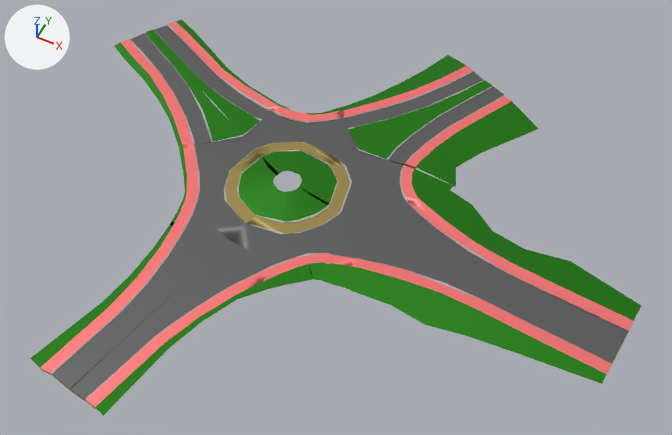
Renders of the glTF model result.gltf from each side of a commit.
One viewpoint serves both versions: a 50 mm camera at (89.2, -112.8, 134.7) aimed at (34.6, -3.6, -1.8). Arrows for +X, +Y and +Z are at upper left; the lights stay in place. Where no turn or scale is listed for an object, it has been applied to the vertices. Vertices at the same position are counted once.

In view in the first picture: 'nodes[0]', 'nodes[1]', 'nodes[2]', 'nodes[3]', 'nodes[4]', 'nodes[6]', 'nodes[8]'.
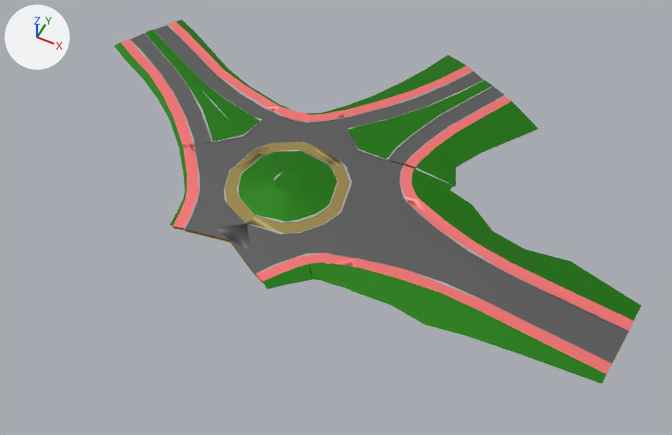
What differs and where, as boxes (x1, y1, x2, y2) in the pictures (672 x 435 px; the box of a moved part takes in the faces that stretch with it):
'nodes[0]', reshaped (13% narrower, 10% shorter): before (52, 25, 629, 400); after (130, 25, 629, 363)
'nodes[4]', reshaped (14% narrower, 8% shorter): before (30, 20, 641, 416); after (114, 20, 641, 384)
'nodes[3]', reshaped (13% narrower, 9% shorter): before (41, 21, 633, 407); after (121, 21, 633, 374)
'nodes[1]', reshaped (14% narrower, 10% shorter): before (51, 24, 628, 400); after (132, 24, 628, 361)
'nodes[8]', reshaped: before (42, 164, 621, 409); after (173, 164, 621, 360)
'nodes[5]', reshaped: before (40, 125, 623, 407); after (177, 125, 623, 344)
'nodes[6]', reshaped: before (41, 162, 633, 408); after (174, 162, 633, 346)
part 1 of me_meshes_0, cut back: before (52, 115, 304, 400); after (186, 115, 304, 240)
part 2 of me_meshes_1, cut back: before (51, 115, 338, 400); after (194, 115, 338, 235)
part 3 of me_meshes_3, cut back: before (41, 141, 262, 407); after (173, 141, 196, 226)
part 4 of me_meshes_3, moved or reshaped: (274, 108, 303, 121) in both
part 5 of me_meshes_4, moved or reshaped: before (30, 29, 396, 416); after (145, 29, 396, 207)
part 6 of me_meshes_5, deleted: before (40, 300, 166, 407)
part 7 of me_meshes_6, deleted: before (41, 369, 95, 408)
part 8 of me_meshes_8, deleted: before (42, 370, 96, 409)

Patch to the scene script:
```diff
--- a/result.gltf.py
+++ b/result.gltf.py
@@ me_meshes_0 @@
 # used by ob_nodes_0; location = (0.0, 0.0, 0.0)
-me_meshes_0.from_pydata(...)  # 430 vertices, 868 faces; spans x -32.6..93.0, y -59.7..48.3, z -1.1..0.4
+me_meshes_0.from_pydata(...)  # 376 vertices, 756 faces; spans x -32.6..93.0, y -24.2..48.3, z -1.1..0.1
+# me_meshes_0 part 1
+# 54 vertices are removed from x 8.6..25.4, y -59.7..-19.2, z -0.1..0.4
+# 169 faces are deleted
+# 16 vertices move within x 7.7..18.0, y -17.7..13.3, z 0.0
+# 57 new faces join them
 me_meshes_0.materials.append(mat_material)
@@ me_meshes_1 @@
 # used by ob_nodes_1; location = (0.0, 0.0, 0.0)
-me_meshes_1.from_pydata(...)  # 1053 vertices, 2124 faces; spans x -32.7..93.0, y -59.7..48.3, z -1.2..0.5
+me_meshes_1.from_pydata(...)  # 967 vertices, 1942 faces; spans x -32.7..93.0, y -24.2..48.3, z -1.2..0.4
+# me_meshes_1 part 2
+# 86 vertices are removed from x 8.4..27.0, y -59.7..-23.7, z -0.1..0.5
+# 360 faces are deleted
+# 12 vertices move within x 16.0..29.4, y -22.7..10.3, z -0.1..0.4
+# 178 new faces join them
 me_meshes_1.materials.append(mat_material_001)
@@ me_meshes_3 @@
 # used by ob_nodes_3; location = (0.0, 0.0, 0.0)
-me_meshes_3.from_pydata(...)  # 426 vertices, 846 faces; spans x -33.8..93.2, y -60.2..49.3, z -1.0..0.5
+me_meshes_3.from_pydata(...)  # 374 vertices, 738 faces; spans x -33.8..93.2, y -25.2..49.3, z -1.0..0.3
+# me_meshes_3 part 3: 4 vertices moved within x -0.1..7.7, y -17.7..-0.2, z 0.1..0.2; 52 vertices removed from x 6.2..28.0, y -60.2..-23.7, z 0.2..0.5
+# me_meshes_3 part 4: 4 vertices moved within x 10.8..13.7, y 15.8..16.3, z 0.1
 me_meshes_3.materials.append(mat_material_003)
@@ me_meshes_4 @@
 # used by ob_nodes_4; location = (0.0, 0.0, 0.0)
-me_meshes_4.from_pydata(...)  # 392 vertices, 567 faces; spans x -34.7..93.6, y -60.7..52.3, z -1.9..1.5
+me_meshes_4.from_pydata(...)  # 425 vertices, 721 faces; spans x -34.7..93.6, y -26.2..52.3, z -1.9..1.5
+# me_meshes_4 part 5: 20 vertices moved within x -29.8..37.5, y 2.3..28.8, z 0.2; 26 vertices removed from x 3.0..29.6, y -60.7..-24.2, z 0.0..0.5; 59 vertices added at x 13.2..32.7, y -11.7..7.8, z 0.3..1.5
 me_meshes_4.materials.append(mat_material_004)
@@ me_meshes_5 @@
 # used by ob_nodes_5; location = (0.0, 0.0, 0.0)
-me_meshes_5.from_pydata(...)  # 938 vertices, 1886 faces; spans x -33.8..93.2, y -60.2..49.3, z -1.2..0.4
+me_meshes_5.from_pydata(...)  # 832 vertices, 1666 faces; spans x -33.8..93.2, y -25.2..49.3, z -1.2..0.2
+# me_meshes_5 part 6: 106 vertices removed from x 6.2..28.0, y -60.2..-19.2, z -0.2..0.4
 me_meshes_5.materials.append(mat_material_005)
@@ me_meshes_6 @@
 # used by ob_nodes_6; location = (0.0, 0.0, 0.0)
-me_meshes_6.from_pydata(...)  # 938 vertices, 1886 faces; spans x -33.8..93.2, y -60.2..49.3, z -1.4..0.3
+me_meshes_6.from_pydata(...)  # 832 vertices, 1666 faces; spans x -33.8..93.2, y -25.2..49.3, z -1.4..0.1
+# me_meshes_6 part 7: 106 vertices removed from x 6.2..28.0, y -60.2..-19.2, z -0.3..0.3
 me_meshes_6.materials.append(mat_material_006)
@@ me_meshes_8 @@
 # used by ob_nodes_8; location = (0.0, 0.0, 0.0)
-me_meshes_8.from_pydata(...)  # 858 vertices, 1718 faces; spans x -33.8..93.2, y -60.2..49.3, z -1.7..0.2
+me_meshes_8.from_pydata(...)  # 752 vertices, 1498 faces; spans x -33.8..93.2, y -25.2..49.3, z -1.7..-0.1
+# me_meshes_8 part 8: 106 vertices removed from x 6.2..28.0, y -60.2..-19.2, z -0.6..0.2
 me_meshes_8.materials.append(mat_material_008)
```
